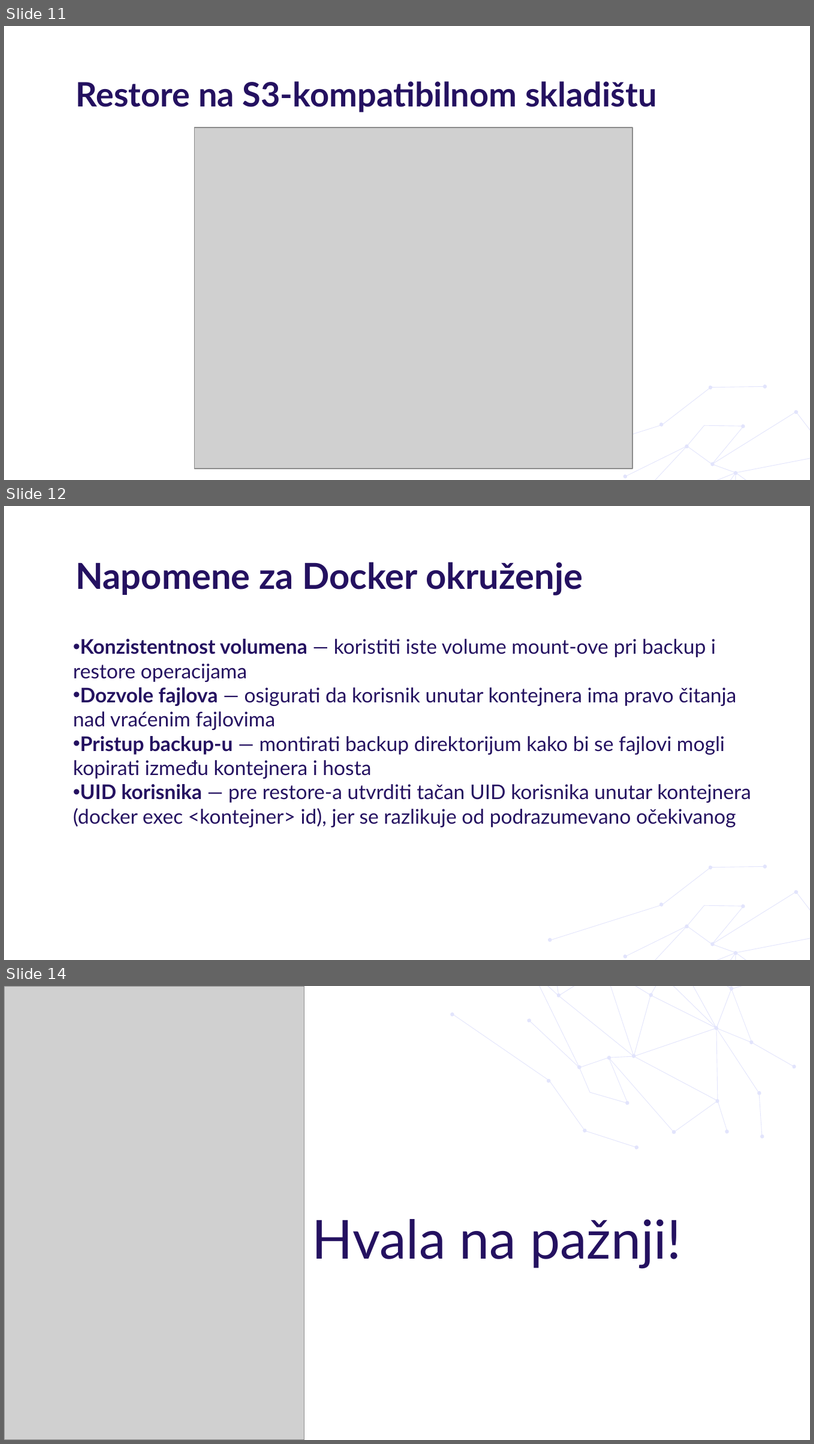
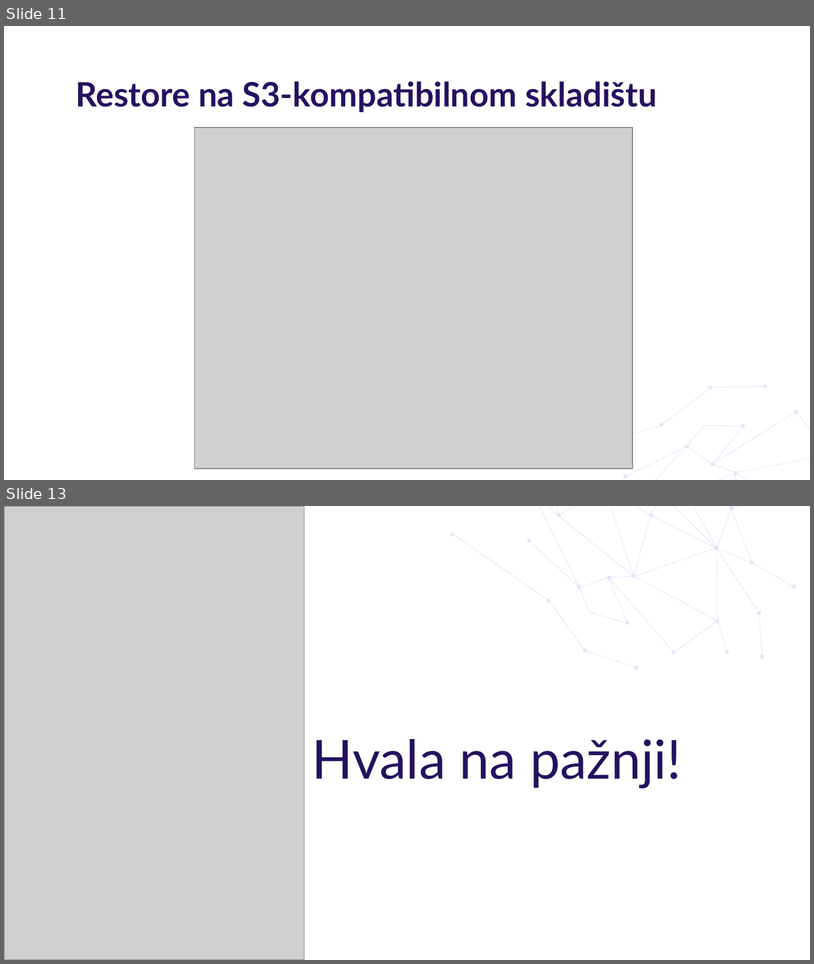
Before and after one commit to anitagolubovic/Backup_restore_InfluxDB_3_Core, a slide deck: Backup_restore.pptx. Shown one above the other, each under a label of ours: slides 11, 12 and 14 before the commit, slides 11 and 13 after it; the slides between them are not shown. The pictures are 814x1444 and 814x964 pixels, drawn with LibreOffice and Linux fonts; fonts in the diff are those of the drawing; grey boxes stand for pictures; background and template pictures are left out. Boxes give left, top, right and bottom in pixels: in the first picture for what was removed or moved away, otherwise in the second. Text is boxed around its words. In the diff, an @@ line names an element or a change of style, - is before the commit and + after.

```diff
--- a/Backup_restore.pptx
+++ b/Backup_restore.pptx
@@ slide 12 removed at (4, 506, 810, 960), background #FFFFFF; not listed: 2 template elements that a slide beside it also shows @@
@@ title removed at (75, 562, 583, 595) @@
-  Napomene za Docker okruženje
@@ subtitle removed at (73, 639, 752, 827) @@
-• Konzistentnost volumena — koristiti iste volume mount-ove pri backup i restore operacijama
-• Dozvole fajlova — osigurati da korisnik unutar kontejnera ima pravo čitanja nad vraćenim fajlovima
-• Pristup backup-u — montirati backup direktorijum kako bi se fajlovi mogli kopirati između kontejnera i hosta
-• UID korisnika — pre restore-a utvrditi tačan UID korisnika unutar kontejnera (docker exec <kontejner> id), jer se razlikuje od podrazumevano očekivanog
@@ what was slide 14 is now slide 13 @@
```
Also in this commit, not shown: 6 slides changed, 1 slide added, 1 other slide removed.
